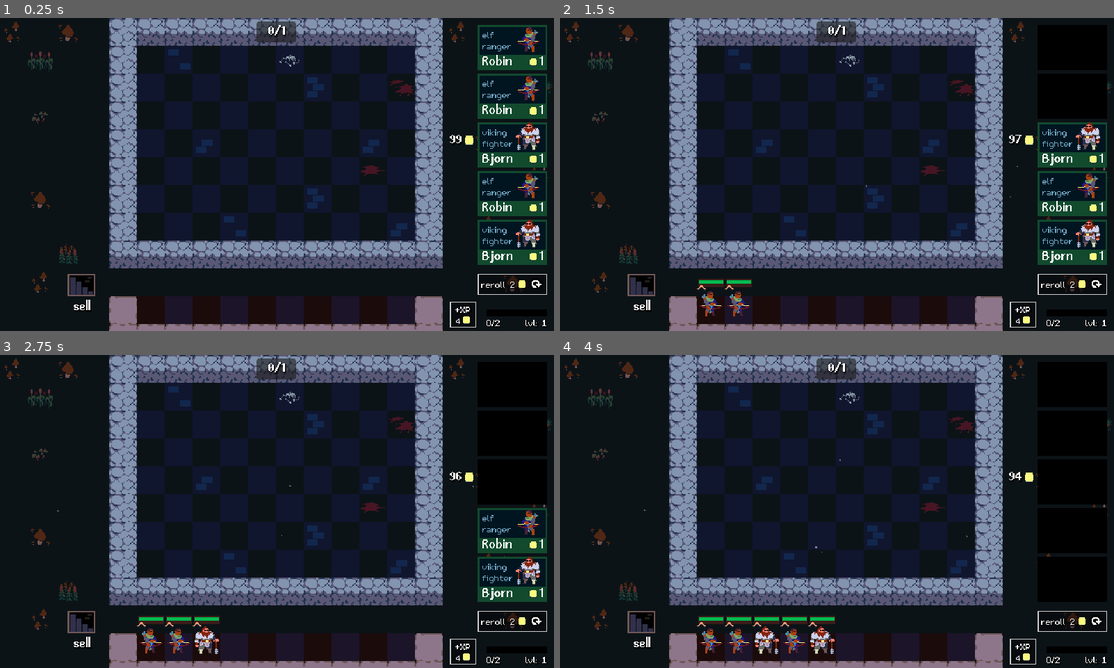
Above: before the commit, frames 1-4 (two rows, left to right).
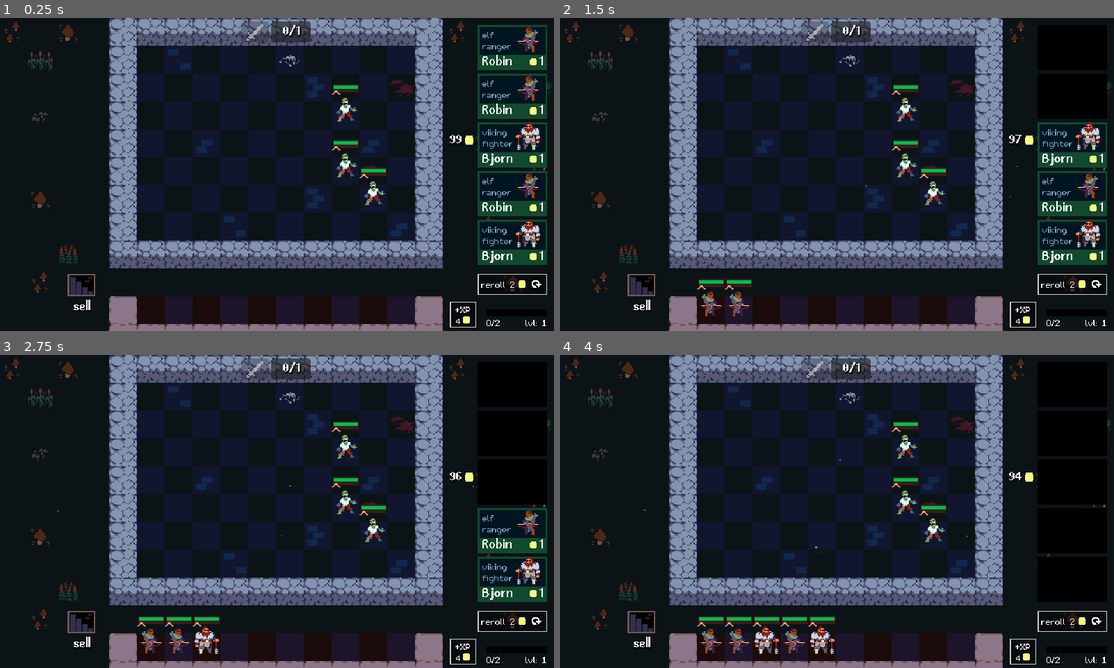
Above: after the commit, the same moments.

Repository: guladam/godot_autobattler_reference
Game: Godot game, scene res://scenes/arena/arena.tscn
The game is run twice, just before and just after one commit, with the same random seed, the same clock (stepped at 60 frames per second) and the same inputs.
Inputs (mouse positions are in pixels of both pictures, inside the frame that each line leads up to):
- Up to frame 1 (0.25 s): no input
- Up to frame 2 (1.5 s): click (1069, 46) at 0.52 s; click (1069, 96) at 1.27 s
- Up to frame 3 (2.75 s): click (509, 483) at 2.02 s
- Up to frame 4 (4 s): click (1069, 530) at 2.77 s; click (1069, 580) at 3.52 s

The runs differ from the first frame. In frame 1, 1.3% of the frame differs, in the area x 43-70%, y 1-60%; in frame 2, 1.3%; in frame 3, 1.3%; in frame 4, 1.3%.

Commit message:
Enemy Scene + battle button added

Diff:
--- a/components/battle_handler.gd
+++ b/components/battle_handler.gd
@@ -13,12 +13,12 @@
 
 
 # NOTE testing code
-func _input(event: InputEvent) -> void:
-	if event.is_action_pressed("test1"):
-		game_state.current_phase = GameState.Phase.PREPARATION
-		battle_ended.emit()
-	if event.is_action_pressed("test2"):
-		game_state.current_phase = GameState.Phase.BATTLE
+#func _input(event: InputEvent) -> void:
+	#if event.is_action_pressed("test1"):
+		#game_state.current_phase = GameState.Phase.PREPARATION
+		#battle_ended.emit()
+	#if event.is_action_pressed("test2"):
+		#game_state.current_phase = GameState.Phase.BATTLE
 
 
 func _clean_up_fight() -> void:
--- a/project.godot
+++ b/project.godot
@@ -68,6 +68,11 @@
 ]
 }
 
+[layer_names]
+
+2d_physics/layer_1="player"
+2d_physics/layer_2="enemy"
+
 [rendering]
 
 textures/canvas_textures/default_texture_filter=0
--- a/scenes/arena/arena.tscn
+++ b/scenes/arena/arena.tscn
@@ -8,6 +8,7 @@
 [ext_resource type="Script" path="res://components/unit_grid.gd" id="4_m7ydk"]
 [ext_resource type="Script" path="res://components/play_area.gd" id="6_73s8l"]
 [ext_resource type="PackedScene" uid="uid://dk0bcfpbo130r" path="res://scenes/sell_portal/sell_portal.tscn" id="8_4fftf"]
+[ext_resource type="PackedScene" uid="uid://bg1r2rkbd021" path="res://scenes/enemy/enemy.tscn" id="8_o7ur7"]
 [ext_resource type="Script" path="res://components/unit_mover.gd" id="9_snp81"]
 [ext_resource type="Resource" uid="uid://doebgx0llcf1o" path="res://data/unit_pool/unit_pool.tres" id="10_if8r1"]
 [ext_resource type="Resource" uid="uid://dlnsfkjue2dlt" path="res://data/player/player_stats.tres" id="10_n3gg6"]
@@ -20,6 +21,7 @@
 [ext_resource type="PackedScene" uid="uid://cxgnlha7i81v2" path="res://scenes/traits/traits.tscn" id="16_uy14c"]
 [ext_resource type="Resource" uid="uid://colcuq2f1xv6x" path="res://data/game_state/game_state.tres" id="17_5rf3s"]
 [ext_resource type="PackedScene" uid="uid://cvarsvlo70pgx" path="res://scenes/team_size_ui/team_size_ui.tscn" id="17_gxlm5"]
+[ext_resource type="PackedScene" uid="uid://chkfh7chgsbwk" path="res://scenes/start_battle_button/start_battle_button.tscn" id="22_opmde"]
 
 [sub_resource type="Curve" id="Curve_kxla4"]
 _data = [Vector2(0, 0), 0.0, 0.0, 0, 0, Vector2(0.227273, 1), 0.0, 0.0, 0, 0, Vector2(0.791667, 1), 0.0, 0.0, 0, 0, Vector2(1, 0), 0.0, 0.0, 0, 0]
@@ -135,6 +137,18 @@
 script = ExtResource("4_m7ydk")
 size = Vector2i(10, 1)
 
+[node name="Enemies" type="Node2D" parent="."]
+metadata/_edit_lock_ = true
+
+[node name="Enemy" parent="Enemies" instance=ExtResource("8_o7ur7")]
+position = Vector2(384, 96)
+
+[node name="Enemy2" parent="Enemies" instance=ExtResource("8_o7ur7")]
+position = Vector2(416, 192)
+
+[node name="Enemy3" parent="Enemies" instance=ExtResource("8_o7ur7")]
+position = Vector2(384, 160)
+
 [node name="SellPortal" parent="." instance=ExtResource("8_4fftf")]
 position = Vector2(80, 288)
 unit_pool = ExtResource("10_if8r1")
@@ -176,5 +190,20 @@
 arena_grid = NodePath("../../GameArea/ArenaUnitGrid")
 
 [node name="TeamSizeUI" parent="UI" node_paths=PackedStringArray("arena_grid") instance=ExtResource("17_gxlm5")]
+offset_left = -6.0
+offset_right = 40.0
 player_stats = ExtResource("10_n3gg6")
 arena_grid = NodePath("../../GameArea/ArenaUnitGrid")
+
+[node name="StartBattleButton" parent="UI" node_paths=PackedStringArray("arena_grid") instance=ExtResource("22_opmde")]
+anchors_preset = 5
+anchor_left = 0.5
+anchor_right = 0.5
+offset_left = -40.0
+offset_top = 4.0
+offset_right = -8.0
+offset_bottom = 28.0
+grow_horizontal = 2
+game_state = ExtResource("17_5rf3s")
+player_stats = ExtResource("10_n3gg6")
+arena_grid = NodePath("../../GameArea/ArenaUnitGrid")
--- /dev/null
+++ b/scenes/enemy/enemy.gd
@@ -0,0 +1,17 @@
+class_name Enemy
+extends Area2D
+
+@export var enemy_stats: UnitStats: set = set_stats
+
+@onready var custom_skin: CustomSkin = $CustomSkin
+@onready var tier_icon: TierIcon = $TierIcon
+
+
+func set_stats(value: UnitStats) -> void:
+	enemy_stats = value.duplicate()
+
+	if not is_node_ready():
+		await ready
+
+	custom_skin.stats = enemy_stats
+	tier_icon.stats = enemy_stats
--- /dev/null
+++ b/scenes/enemy/enemy.tscn
@@ -0,0 +1,36 @@
+[gd_scene load_steps=8 format=3 uid="uid://bg1r2rkbd021"]
+
+[ext_resource type="Script" path="res://scenes/enemy/enemy.gd" id="1_664hq"]
+[ext_resource type="Texture2D" uid="uid://ct4xk88g67xlv" path="res://assets/sprites/monsters.png" id="1_k0une"]
+[ext_resource type="Script" path="res://components/skin.gd" id="2_4vo21"]
+[ext_resource type="PackedScene" uid="uid://6t7poyqji4dh" path="res://scenes/health_bar/health_bar.tscn" id="3_vhjnk"]
+[ext_resource type="PackedScene" uid="uid://r6i2ug5jon3k" path="res://scenes/mana_bar/mana_bar.tscn" id="4_03pgi"]
+[ext_resource type="PackedScene" uid="uid://cuqct6gepc6dy" path="res://scenes/tier_icon/tier_icon.tscn" id="5_8ow3a"]
+
+[sub_resource type="RectangleShape2D" id="RectangleShape2D_6qoms"]
+size = Vector2(36, 36)
+
+[node name="Enemy" type="Area2D" groups=["enemy_units"]]
+collision_layer = 2
+collision_mask = 3
+script = ExtResource("1_664hq")
+
+[node name="CustomSkin" type="Sprite2D" parent="."]
+position = Vector2(16, 8)
+texture = ExtResource("1_k0une")
+region_enabled = true
+region_rect = Rect2(128, 128, 32, 32)
+script = ExtResource("2_4vo21")
+
+[node name="CollisionShape2D" type="CollisionShape2D" parent="."]
+position = Vector2(16, 8)
+shape = SubResource("RectangleShape2D_6qoms")
+
+[node name="HealthBar" parent="." instance=ExtResource("3_vhjnk")]
+
+[node name="ManaBar" parent="." instance=ExtResource("4_03pgi")]
+
+[node name="TierIcon" parent="." instance=ExtResource("5_8ow3a")]
+offset_top = -13.0
+offset_right = 10.0
+offset_bottom = -3.0
--- /dev/null
+++ b/scenes/start_battle_button/start_battle_button.gd
@@ -0,0 +1,28 @@
+class_name StartBattleButton
+extends Button
+
+@export var game_state: GameState
+@export var player_stats: PlayerStats
+@export var arena_grid: UnitGrid
+
+@onready var icon_texture: TextureRect = $IconTexture
+
+
+func _ready() -> void:
+	player_stats.changed.connect(_update)
+	arena_grid.unit_grid_changed.connect(_update)
+	_update()
+
+
+func _update() -> void:
+	var units_used := arena_grid.get_all_units().size()
+	disabled = units_used > player_stats.level or units_used == 0
+	icon_texture.modulate.a = 0.5 if disabled else 1.0
+
+
+func _on_pressed() -> void:
+	if game_state.current_phase == GameState.Phase.BATTLE:
+		return
+
+	game_state.current_phase = GameState.Phase.BATTLE
+	disabled = true
--- /dev/null
+++ b/scenes/start_battle_button/start_battle_button.tscn
@@ -0,0 +1,31 @@
+[gd_scene load_steps=3 format=3 uid="uid://chkfh7chgsbwk"]
+
+[ext_resource type="Texture2D" uid="uid://toyq2kbgpeut" path="res://assets/sprites/start_battle.png" id="1_2ev87"]
+[ext_resource type="Script" path="res://scenes/start_battle_button/start_battle_button.gd" id="1_nu8n7"]
+
+[node name="StartBattleButton" type="Button"]
+custom_minimum_size = Vector2(32, 24)
+offset_right = 8.0
+offset_bottom = 8.0
+focus_mode = 0
+script = ExtResource("1_nu8n7")
+
+[node name="IconTexture" type="TextureRect" parent="."]
+custom_minimum_size = Vector2(20, 20)
+layout_mode = 1
+anchors_preset = 8
+anchor_left = 0.5
+anchor_top = 0.5
+anchor_right = 0.5
+anchor_bottom = 0.5
+offset_left = -10.0
+offset_top = -10.0
+offset_right = 10.0
+offset_bottom = 10.0
+grow_horizontal = 2
+grow_vertical = 2
+texture = ExtResource("1_2ev87")
+expand_mode = 1
+stretch_mode = 5
+
+[connection signal="pressed" from="." to="." method="_on_pressed"]
--- a/scenes/unit/unit.tscn
+++ b/scenes/unit/unit.tscn
@@ -18,6 +18,7 @@
 size = Vector2(36, 36)
 
 [node name="Unit" type="Area2D" groups=["units"]]
+collision_mask = 3
 script = ExtResource("1_v6qje")
 stats = ExtResource("2_3ccms")
 metadata/_edit_group_ = true
Binary file added: assets/sprites/start_battle.png
Not shown, added: assets/sprites/start_battle.png.import
Not shown: 1 places in scenes/arena/arena.tscn that only renumber resources
